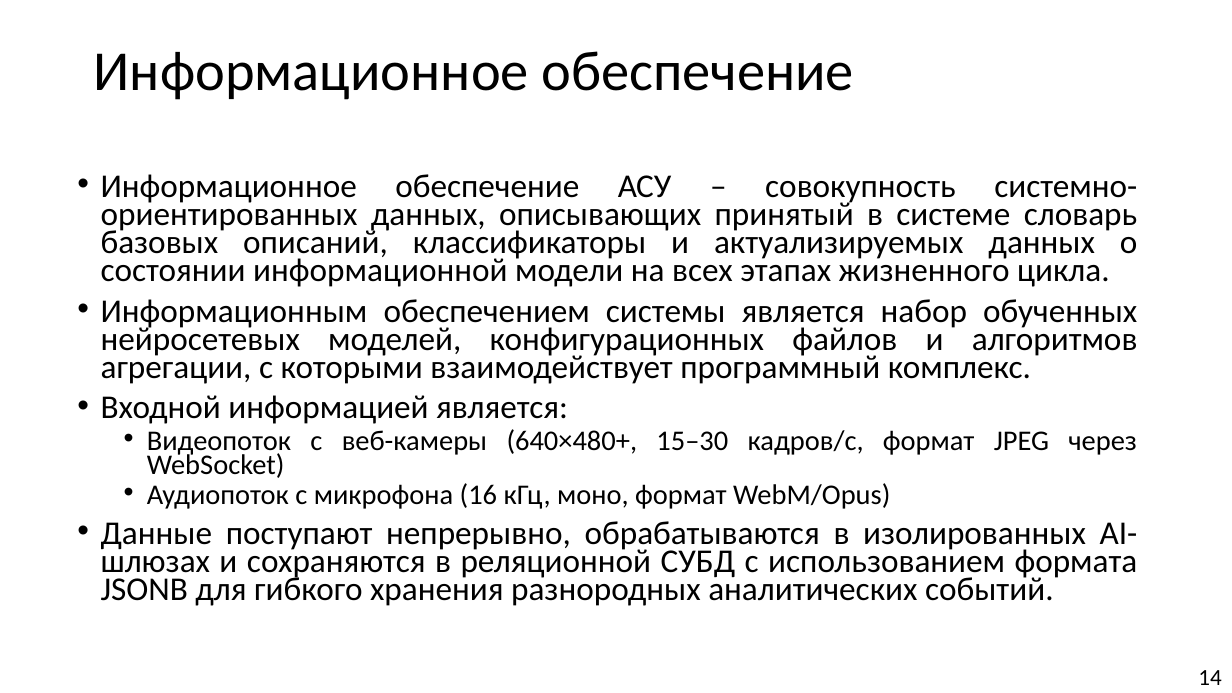
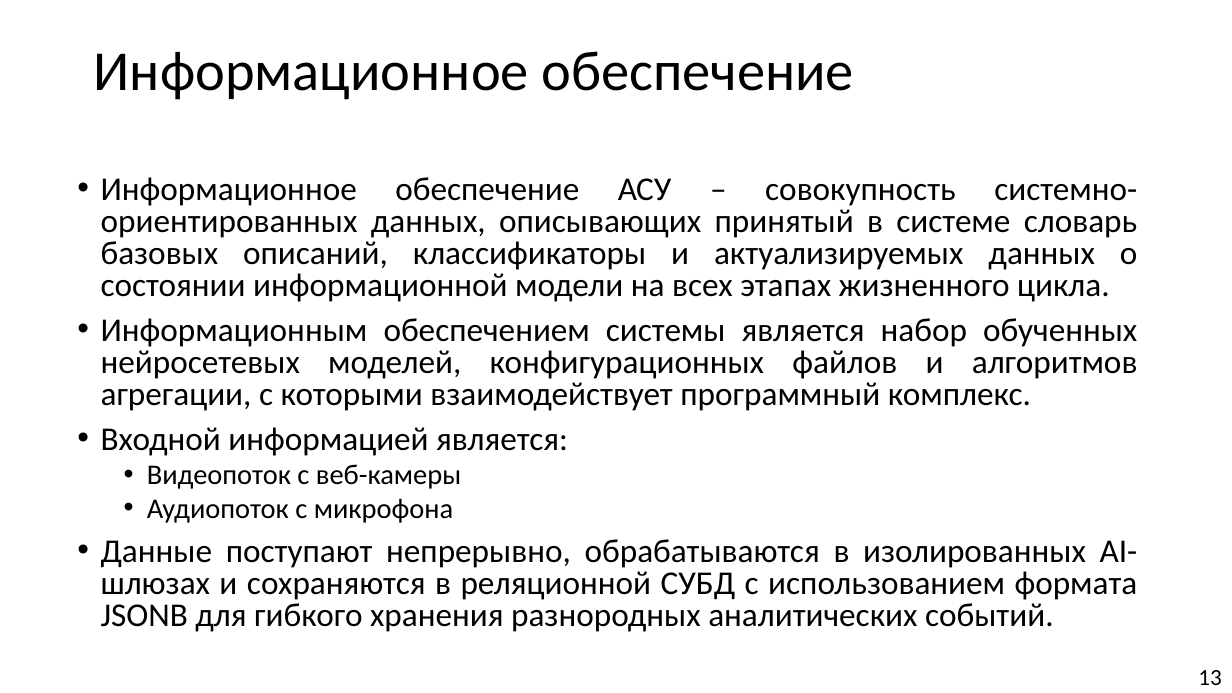
Before and after one commit to Hetsunya/diplom-docs, a slide deck: slide 13 of вкр/презентация по_ВКР_Демьянцев_Виталий_Владиславович_606_22.pptx (slide 14 before the commit). Drawn at 1232x693 pixels with LibreOffice and Linux fonts; fonts in the diff are those of the drawing. Boxes give left, top, right and bottom in pixels: in the first picture for what was removed or moved away, otherwise in the second. Text is boxed around its words. In the diff, an @@ line names an element or a change of style, - is before the commit and + after.

```diff
--- a/вкр/презентация по_ВКР_Демьянцев_Виталий_Владиславович_606_22.pptx
+++ b/вкр/презентация по_ВКР_Демьянцев_Виталий_Владиславович_606_22.pptx
@@ text at (x1=101, y1=177, x2=1138, y2=632): line spacing 0.7 to 0.8 @@
@@ text at (x1=147, y1=464, x2=461, y2=523): text changed @@
-  • Видеопоток с веб-камеры (640×480+, 15–30 кадров/с, формат JPEG через WebSocket)
-  • Аудиопоток с микрофона (16 кГц, моно, формат WebM/Opus)
+  • Видеопоток с веб-камеры
+  • Аудиопоток с микрофона
@@ page number at (x1=1198, y1=670, x2=1221, y2=685): text changed @@
-14
+13
```
Also in this commit, not shown: 4 other slides changed, 1 slide removed, 1 other file.
